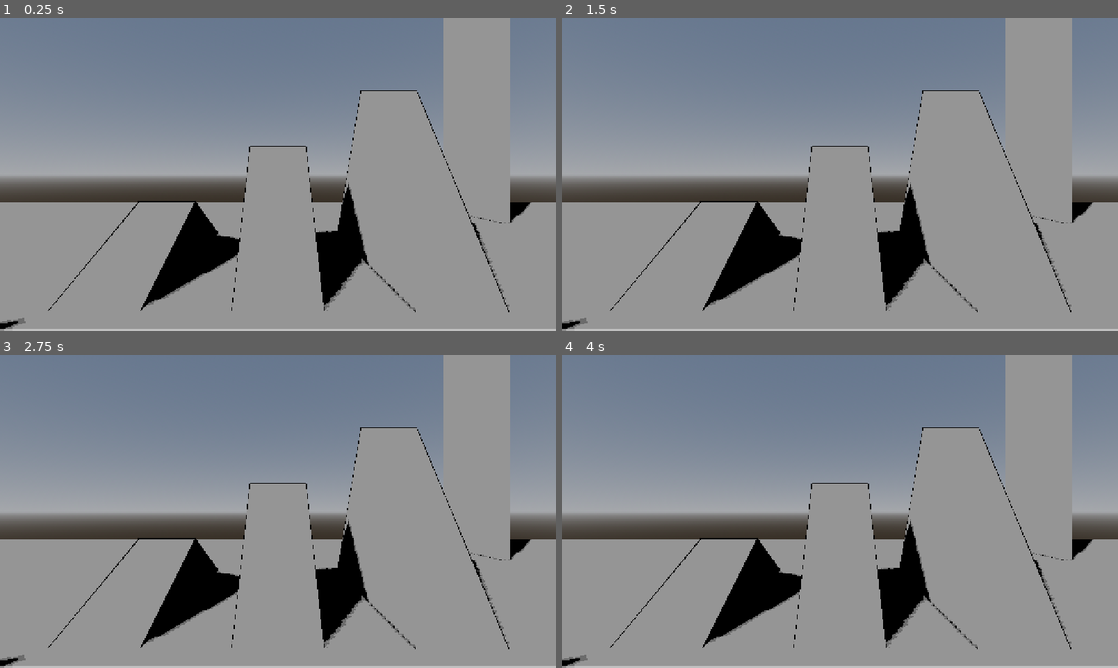
Above: before the commit, frames 1-4 (two rows, left to right).
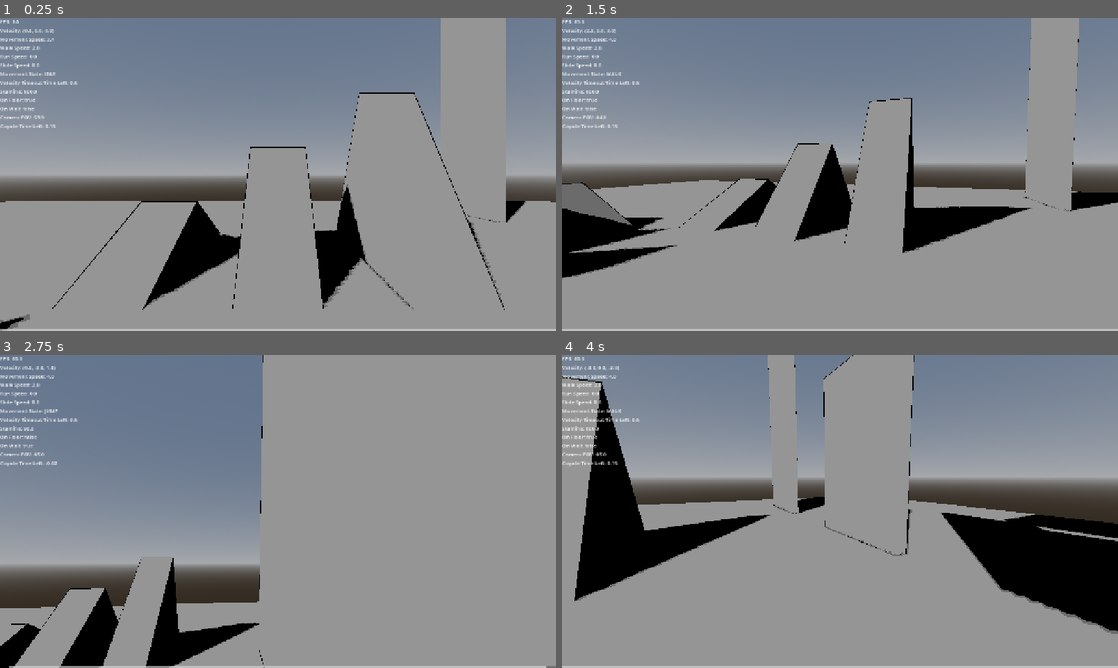
Above: after the commit, the same moments.

Repository: naxemis/multiplayer-fps
Game: Godot game, scene res://scenes/root/root.tscn
The game is run twice, just before and just after one commit, with the same random seed, the same clock (stepped at 60 frames per second) and the same inputs.
Inputs (mouse positions are in pixels of both pictures, inside the frame that each line leads up to):
- Up to frame 1 (0.25 s): no input
- Up to frame 2 (1.5 s): move the mouse to (962, 158) at 0.52 s; hold D (right) 0.53-1.28 s; hold Shift (run) 0.53-1.28 s; tap Ctrl (change_wall_jump_direction) at 0.77 s; tap C (slide) at 0.8, 1.35 s; move the mouse to (728, 190) at 1.27 s; hold S (back) from 1.28 s (still down)
- Up to frame 3 (2.75 s): tap Ctrl (change_wall_jump_direction) at 1.52 s; tap Space (jump) at 1.55, 2.1 s; move the mouse to (333, 442) at 2.02 s; release S (back) at 2.03 s; hold D (right) from 2.03 s (still down); hold Shift (run) from 2.03 s (still down)
- Up to frame 4 (4 s): move the mouse to (812, 574) at 2.77 s; release D (right) at 2.78 s; release Shift (run) at 2.78 s; hold W (forward) 2.78-3.53 s; tap Middle mouse button (free_look) at 2.85 s; tap Ctrl (change_wall_jump_direction) at 3.02, 3.77 s; tap C (slide) at 3.05 s; move the mouse to (1006, 558) at 3.52 s; hold A (left) from 3.53 s (still down); hold Shift (run) from 3.53 s (still down); tap Space (jump) at 3.8 s

The runs differ from the first frame. In frame 1, 3.2% of the frame differs, in the area x 0-99%, y 0-100%; in frame 2, 22%; in frame 3, 32%; in frame 4, 36%, in the area x 0-100%, y 0-100%.
Error before the commit: Parse Error: Could not parse global class "StaminaManager" from "res://scripts/player/components/stamina_manager.gd". (res://scripts/player/player.gd:72)

Commit message:
feat(stamina_manager): reset stamina with a public method

Diff:
--- a/scenes/player/player.tscn
+++ b/scenes/player/player.tscn
@@ -364,6 +364,10 @@
 collision_layer = 2
 floor_max_angle = 1.39626
 script = ExtResource("1_lvxji")
+crouch_animation_speed = null
+slide_animation_speed = null
+crouch_blend_amount = null
+slide_blend_amount = null
 
 [node name="Body" type="MeshInstance3D" parent="." unique_id=1685405249]
 transform = Transform3D(1, 0, 0, 0, 1, 0, 0, 0, 1, 0, 0.7, 0)
@@ -412,6 +416,7 @@
 
 [node name="StateMachine" type="Node" parent="." unique_id=1583199222]
 script = ExtResource("6_0owmy")
+default_coyote_time = null
 metadata/_custom_type_script = "uid://38fy41t752js"
 
 [node name="MovementController" type="Node" parent="." unique_id=1722138228]
@@ -420,4 +425,15 @@
 
 [node name="StaminaManager" type="Node" parent="." unique_id=2104873591]
 script = ExtResource("7_smgr1")
+max_stamina = null
+idle_stamina_recovery = null
+crouch_stamina_recovery = null
+walk_stamina_recovery = null
+run_stamina_recovery = null
+in_air_stamina_recovery = null
+slide_stamina_drain = null
+jump_stamina_drain = null
+double_jump_stamina_drain = null
+wall_jump_stamina_drain = null
+stamina_safe_zone = null
 metadata/_custom_type_script = "uid://6e8csjij1x8o"
--- a/scripts/player/components/stamina_manager.gd
+++ b/scripts/player/components/stamina_manager.gd
@@ -48,7 +48,7 @@
 	_state_machine = player_context.components.state_machine
 	_stamina_bar = player_context.node_refs.stamina_bar
 
-    state_machine.state_changed.connect(_on_state_changed)
+	_state_machine.state_changed.connect(_on_state_changed)
 	_current_recovery_rate = _rate_for_state(_state_machine._current_state)
 
 func drain_once(value_of_stamina_drain: float) -> void:
@@ -62,6 +62,9 @@
 
 func can_perform(cost: float) -> bool:
 	return stamina > stamina_safe_zone and stamina - cost > 0
+
+func reset() -> void:
+	stamina = max_stamina
 
 # Private methods (_)
 func _on_state_changed(new_state: int) -> void:
